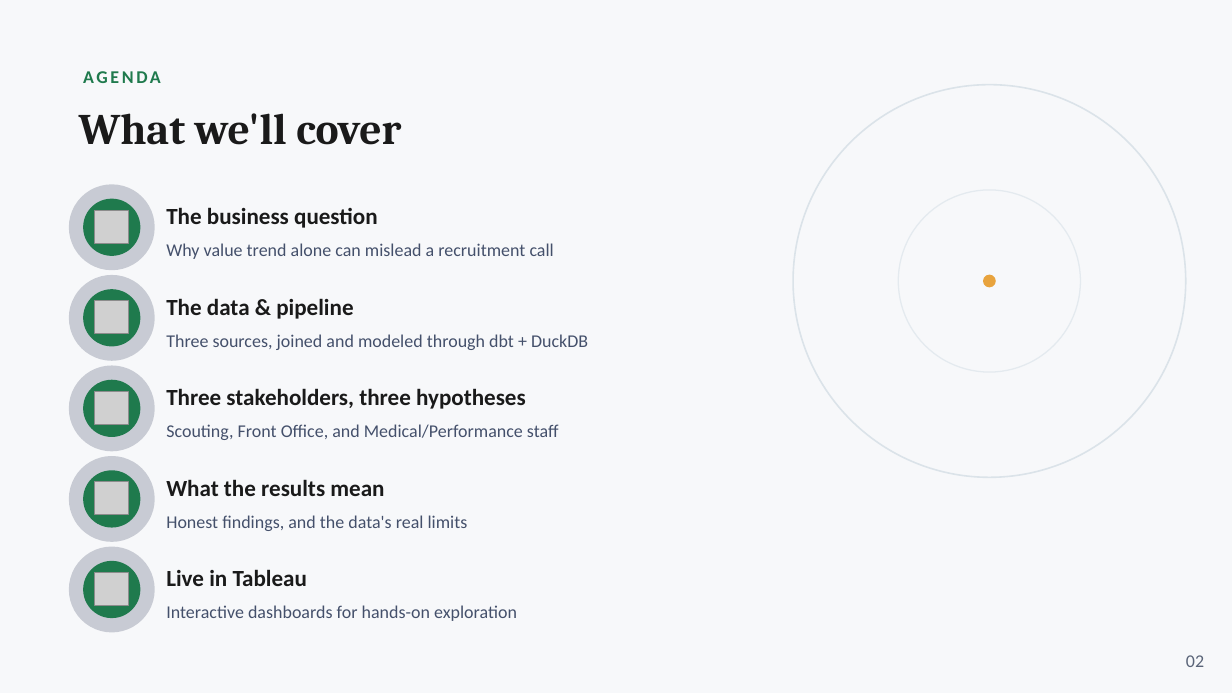
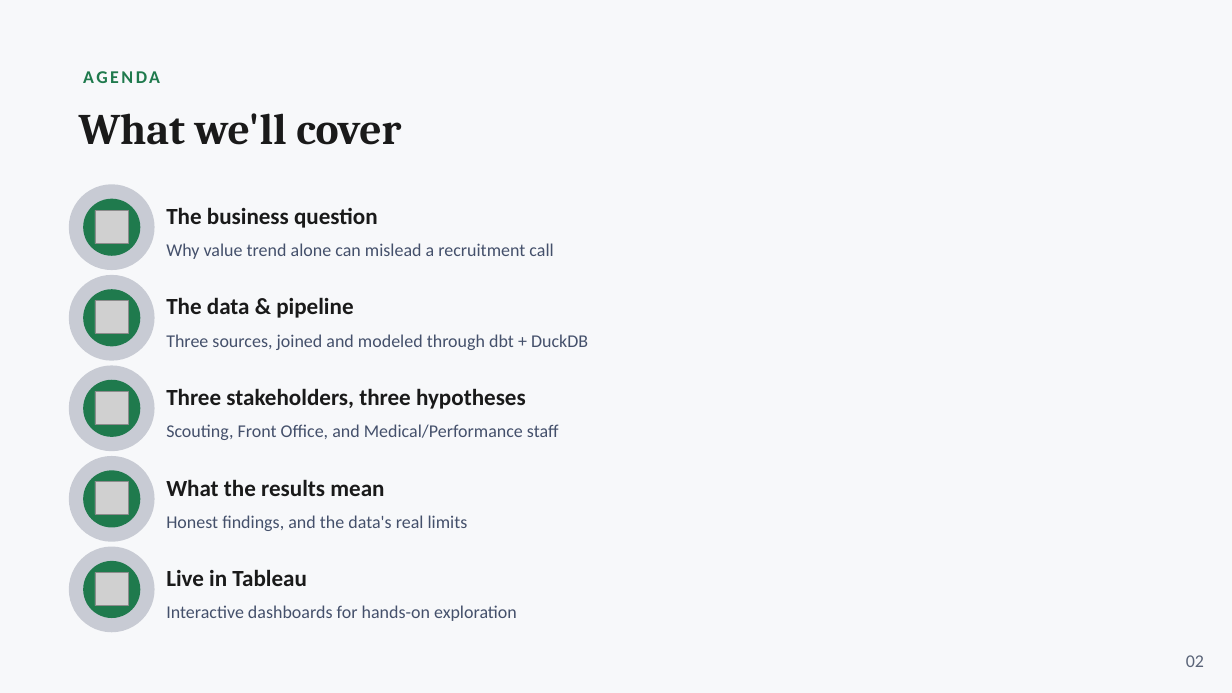
Before and after one commit to Simba90m/capstone_project_worth_the_investment_PL, a slide deck: slide 2 of Worth_the_Investment_Capstone_Skeleton_Final.pptx. Drawn at 1232x693 pixels with LibreOffice and Linux fonts; fonts in the diff are those of the drawing; grey boxes stand for pictures. Boxes give left, top, right and bottom in pixels: in the first picture for what was removed or moved away, otherwise in the second. Text is boxed around its words. In the diff, an @@ line names an element or a change of style, - is before the commit and + after.

```diff
--- a/Worth_the_Investment_Capstone_Skeleton_Final.pptx
+++ b/Worth_the_Investment_Capstone_Skeleton_Final.pptx
@@ ellipse removed at [793, 85, 1186, 478] @@
@@ ellipse removed at [898, 190, 1080, 372] @@
@@ ellipse removed at [983, 274, 996, 287] @@
```
Also in this commit, not shown: 14 other slides changed, 2 slides added.
